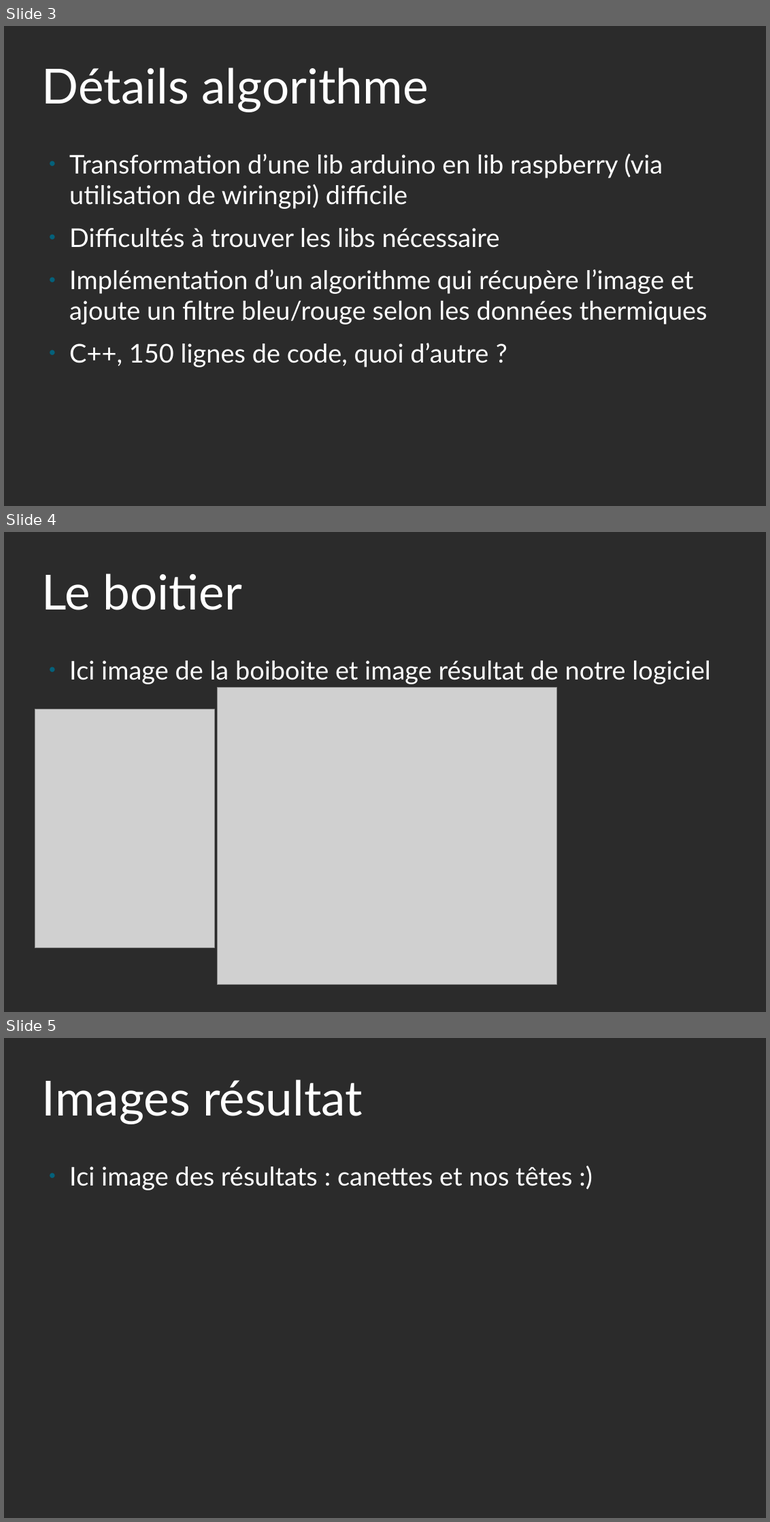
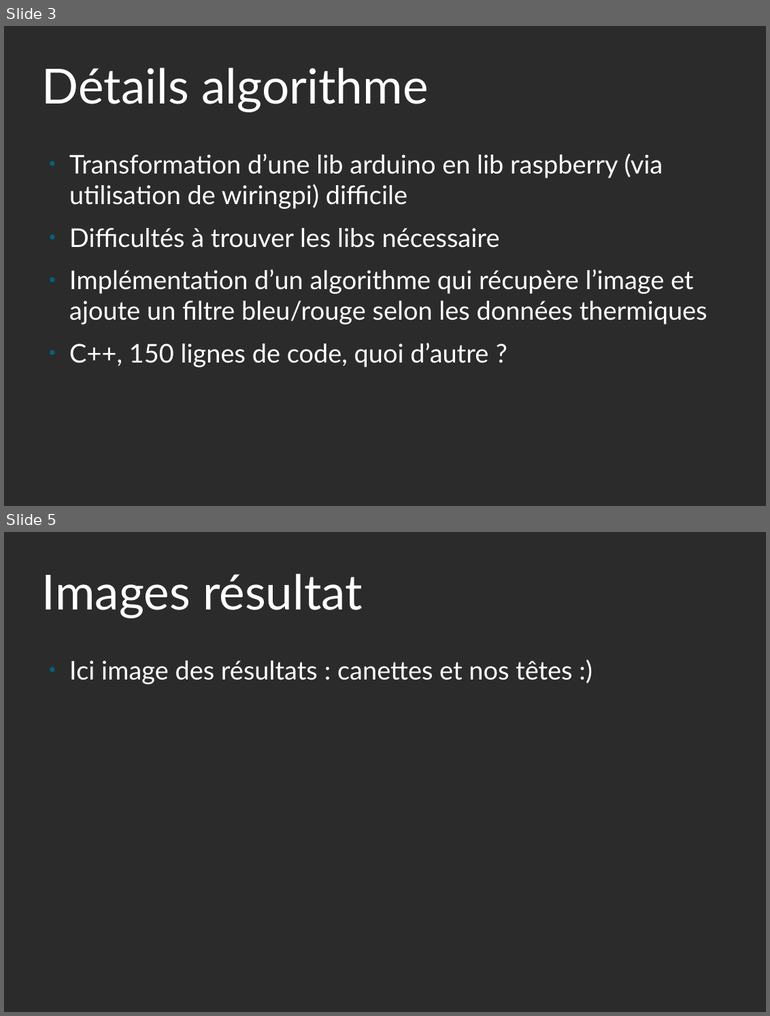
Before and after one commit to yannou38/ImageFusion, a slide deck: presM2M.odp. Shown one above the other, each under a label of ours: slides 3, 4 and 5 before the commit, slides 3 and 5 after it; the slides between them are not shown. The pictures are 770x1522 and 770x1016 pixels, drawn with LibreOffice and Linux fonts; fonts in the diff are those of the drawing; grey boxes stand for pictures; background and template pictures are left out; a plain dark background stands for a picture behind light text. Boxes give left, top, right and bottom in pixels: in the first picture for what was removed or moved away, otherwise in the second. Text is boxed around its words. In the diff, an @@ line names an element or a change of style, - is before the commit and + after.

```diff
--- a/presM2M.odp
+++ b/presM2M.odp
@@ slide 4 removed at (4, 532, 766, 1012), background picture (left out) @@
@@ title removed at (42, 573, 243, 610) @@
-Le boitier
@@ text removed at (69, 661, 710, 684) @@
-● Ici image de la boiboite et image résultat de notre logiciel
@@ picture removed at (217, 688, 557, 985) @@
@@ picture removed at (35, 709, 214, 947) @@
```
Also in this commit, not shown: 1 slide added, 1 other file.
